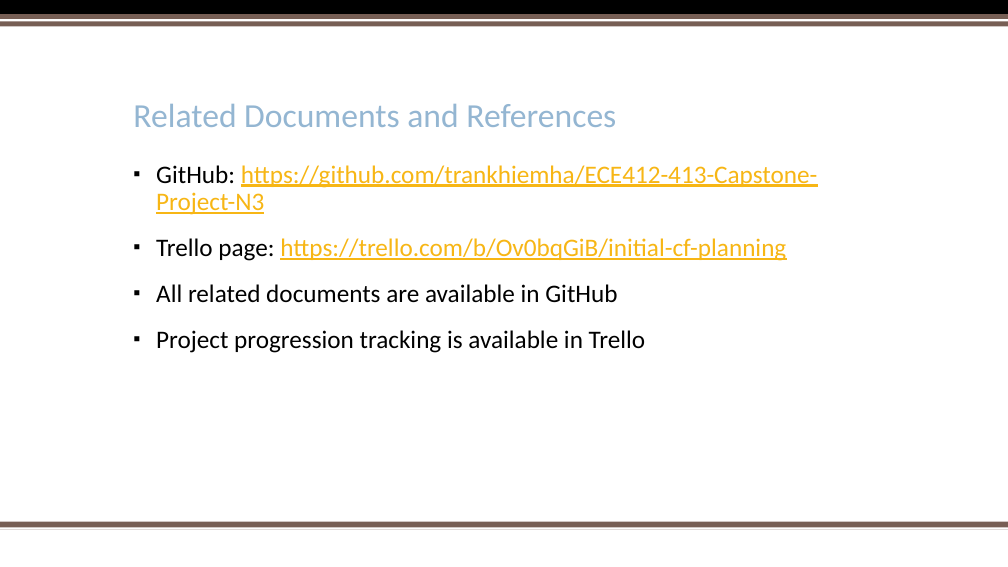
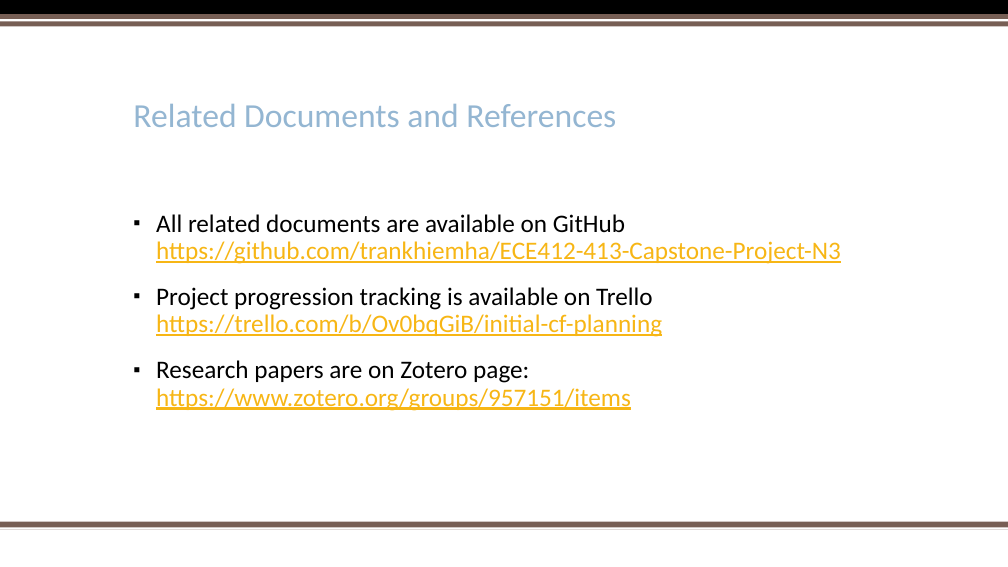
Before and after one commit to trankhiemha/ECE412-413-Capstone-Project-N3, a slide deck: slide 12 of Capstone project proposal presentation.pptx (slide 11 before the commit). Drawn at 1008x567 pixels with LibreOffice and Linux fonts; fonts in the diff are those of the drawing; background and template pictures are left out. Boxes give left, top, right and bottom in pixels: in the first picture for what was removed or moved away, otherwise in the second. Text is boxed around its words. In the diff, an @@ line names an element or a change of style, - is before the commit and + after.

```diff
--- a/Capstone project proposal presentation.pptx
+++ b/Capstone project proposal presentation.pptx
@@ text at [156,214,841,411]: text changed @@
-▪ GitHub: https://github.com/trankhiemha/ECE412-413-Capstone-Project-N3
-▪ Trello page: https://trello.com/b/Ov0bqGiB/initial-cf-planning
-▪ All related documents are available in GitHub
-▪ Project progression tracking is available in Trello
+▪ All related documents are available on GitHub https://github.com/trankhiemha/ECE412-413-Capstone-Project-N3
+▪ Project progression tracking is available on Trello https://trello.com/b/Ov0bqGiB/initial-cf-planning
+▪ Research papers are on Zotero page: https://www.zotero.org/groups/957151/items
```
Also in this commit, not shown: 9 other slides changed, 2 slides added, 1 slide removed.
